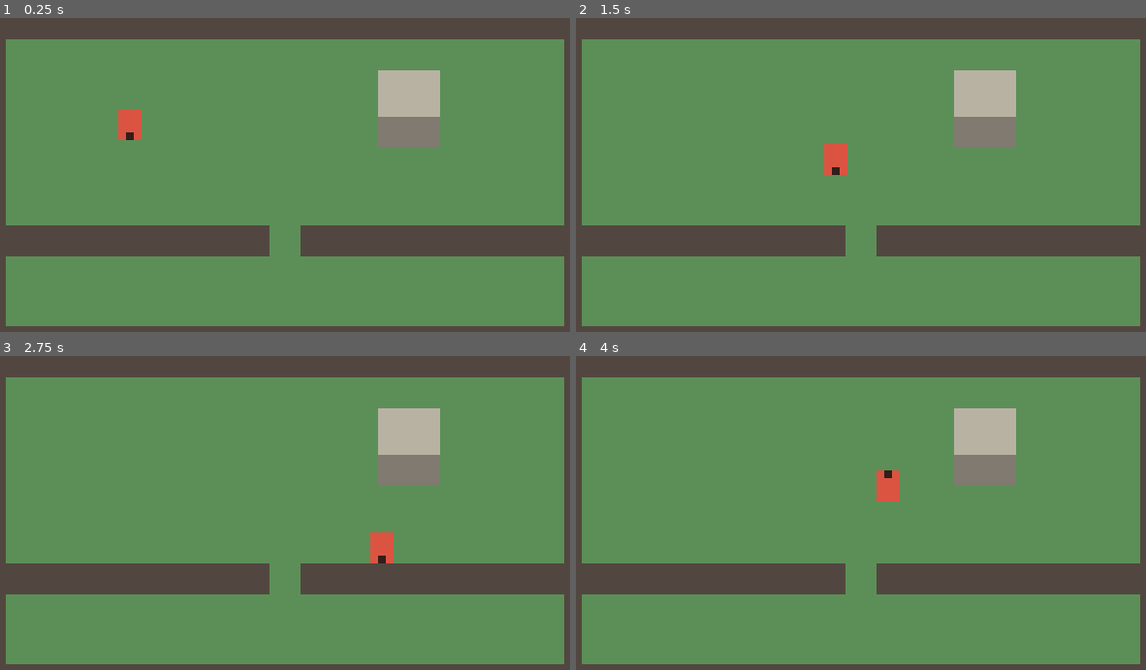
Above: before the commit, frames 1-4 (two rows, left to right).
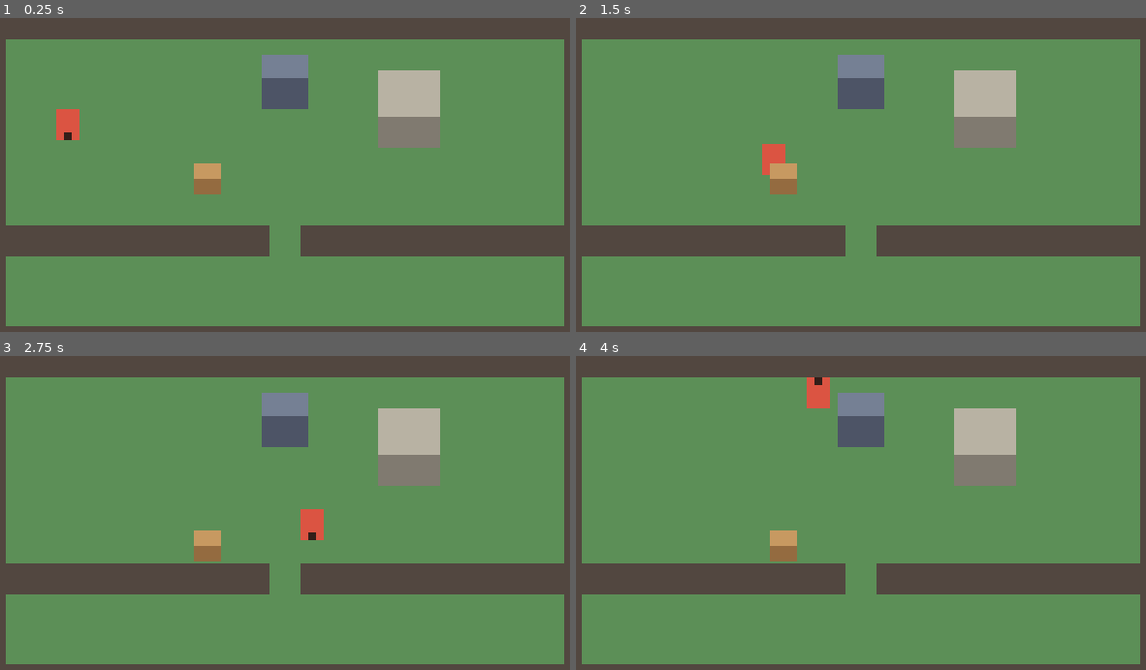
Above: after the commit, the same moments.

Repository: marcelozorza/Alttp2
Game: Godot game, scene res://world/test_room.tscn
Two runs of this game, one before a commit and one after it. Both use one fixed random seed, a clock stepped at 60 frames per second and the inputs below.
Inputs:
- Up to frame 1 (0.25 s): no input
- Up to frame 2 (1.5 s): tap Enter at 0.5 s; hold D (move_right) 0.53-1.28 s; hold Shift (lock_facing) 0.53-1.28 s; hold S (move_down) from 1.28 s (still down); tap Shift (lock_facing) at 1.35 s
- Up to frame 3 (2.75 s): release S (move_down) at 2.03 s; hold D (move_right) from 2.03 s (still down); hold Shift (lock_facing) from 2.03 s (still down)
- Up to frame 4 (4 s): release D (move_right) at 2.78 s; release Shift (lock_facing) at 2.78 s; hold W (move_up) 2.78-3.53 s; tap Shift (lock_facing) at 2.85 s; hold A (move_left) from 3.53 s (still down); hold Shift (lock_facing) from 3.53 s (still down)

The runs differ from the first frame. In frame 1, 2.7% of the frame differs, in the area x 9-55%, y 11-57%; in frame 2, 2.6%; in frame 3, 2.7%; in frame 4, 2.7%.

Commit message:
Física de batidas com massa, momento e ricochete
Nova base MomentumBody para corpos com massa: toda batida troca momento
ao longo da normal de contato, e paredes contam como massa infinita.
Abaixo de uma velocidade mínima a batida é inelástica (andando contra
a parede o personagem só para, e contra um objeto ele o empurra). Acima
dela há ricochete com restituição.

O personagem passa a usar essa física. Uma batida forte, como correr
contra uma parede ou contra o bloco pesado, o arremessa para trás sem
controle até o atrito pará-lo. Objetos que o atingem com força também.

A sala de teste ganha uma caixa leve, que voa longe numa batida, e um
bloco pesado, que anda devagar quando empurrado e devolve a batida.

Co-Authored-By: Claude Opus 5.5 <noreply@anthropic.com>
Claude-Session: https://claude.ai/code/session_016s7New5LTHa6UAzWiptqTv

Diff:
--- /dev/null
+++ b/objects/heavy_block.tscn
@@ -0,0 +1,33 @@
+[gd_scene format=3]
+
+[ext_resource type="Script" path="res://objects/pushable.gd" id="1_script"]
+
+[sub_resource type="RectangleShape2D" id="RectangleShape2D_base"]
+size = Vector2(24, 16)
+
+[node name="HeavyBlock" type="CharacterBody2D"]
+motion_mode = 1
+script = ExtResource("1_script")
+mass = 4.0
+restitution = 0.8
+bounce_threshold = 30.0
+friction = 900.0
+
+[node name="TopFace" type="ColorRect" parent="."]
+offset_left = -12.0
+offset_top = -28.0
+offset_right = 12.0
+offset_bottom = -16.0
+mouse_filter = 2
+color = Color(0.46, 0.5, 0.58, 1)
+
+[node name="FrontFace" type="ColorRect" parent="."]
+offset_left = -12.0
+offset_top = -16.0
+offset_right = 12.0
+mouse_filter = 2
+color = Color(0.3, 0.33, 0.4, 1)
+
+[node name="Base" type="CollisionShape2D" parent="."]
+position = Vector2(0, -8)
+shape = SubResource("RectangleShape2D_base")
--- /dev/null
+++ b/objects/light_crate.tscn
@@ -0,0 +1,33 @@
+[gd_scene format=3]
+
+[ext_resource type="Script" path="res://objects/pushable.gd" id="1_script"]
+
+[sub_resource type="RectangleShape2D" id="RectangleShape2D_base"]
+size = Vector2(14, 10)
+
+[node name="LightCrate" type="CharacterBody2D"]
+motion_mode = 1
+script = ExtResource("1_script")
+mass = 0.5
+restitution = 0.8
+bounce_threshold = 30.0
+friction = 250.0
+
+[node name="TopFace" type="ColorRect" parent="."]
+offset_left = -7.0
+offset_top = -16.0
+offset_right = 7.0
+offset_bottom = -8.0
+mouse_filter = 2
+color = Color(0.78, 0.6, 0.38, 1)
+
+[node name="FrontFace" type="ColorRect" parent="."]
+offset_left = -7.0
+offset_top = -8.0
+offset_right = 7.0
+mouse_filter = 2
+color = Color(0.58, 0.42, 0.25, 1)
+
+[node name="Base" type="CollisionShape2D" parent="."]
+position = Vector2(0, -5)
+shape = SubResource("RectangleShape2D_base")
--- /dev/null
+++ b/objects/pushable.gd
@@ -0,0 +1,13 @@
+class_name Pushable
+extends MomentumBody
+## Objeto que pode ser empurrado andando e arremessado com batidas fortes.
+##
+## A massa define o comportamento. Mais leve que o personagem, é empurrado com
+## facilidade e voa longe numa batida. Mais pesado, anda devagar quando
+## empurrado e devolve a batida para o personagem.
+
+
+func _physics_process(delta: float) -> void:
+	velocity = velocity.move_toward(Vector2.ZERO, friction * delta)
+	if velocity != Vector2.ZERO:
+		move_with_impacts()
--- /dev/null
+++ b/physics/momentum_body.gd
@@ -0,0 +1,95 @@
+class_name MomentumBody
+extends CharacterBody2D
+## Corpo com massa e momento, movido em passo fixo.
+##
+## Ao bater em algo, troca momento com ele ao longo da normal de contato.
+## Paredes e corpos que não são MomentumBody contam como massa infinita.
+##
+## Abaixo de bounce_threshold, a batida é inelástica: contra uma parede o corpo
+## só para, e contra outro corpo os dois seguem juntos, o que permite empurrar.
+## Acima, a restituição devolve parte da velocidade, e o corpo ricocheteia.
+## Contra algo mais leve, o outro corpo vai embora. Contra algo mais pesado ou
+## uma parede, o corpo volta.
+
+@export_group("Física")
+## Massa. O personagem tem massa 1, e os objetos são medidos em relação a ele.
+@export_range(0.1, 20.0, 0.1) var mass := 1.0
+## Fração da velocidade devolvida numa batida forte. 1 devolve a mesma força.
+## Numa batida entre dois corpos, vale o produto das duas restituições.
+@export_range(0.0, 1.0, 0.05) var restitution := 1.0
+## Velocidade mínima de batida, em pixels por segundo, para haver ricochete.
+@export_range(0.0, 400.0, 1.0) var bounce_threshold := 120.0
+## Desaceleração quando o corpo se move sem controle, em pixels por segundo
+## ao quadrado.
+@export_range(0.0, 3000.0, 10.0) var friction := 600.0
+
+
+## Calcula a troca de momento entre um corpo A que se move e um corpo B em que
+## ele bateu. normal aponta de B para A, como em KinematicCollision2D. Devolve
+## as variações de velocidade de A e de B, nessa ordem.
+static func exchange(
+	velocity_a: Vector2,
+	mass_a: float,
+	velocity_b: Vector2,
+	mass_b: float,
+	normal: Vector2,
+	restitution_ab: float,
+	threshold: float
+) -> PackedVector2Array:
+	var into := -normal
+	var a := velocity_a.dot(into)
+	var b := velocity_b.dot(into)
+	var approach := a - b
+	if approach <= 0.0:
+		return PackedVector2Array([Vector2.ZERO, Vector2.ZERO])
+	var e := restitution_ab if approach >= threshold else 0.0
+	var a_after := b - e * approach
+	var b_after := b
+	if not is_inf(mass_b):
+		var momentum := mass_a * a + mass_b * b
+		a_after = (momentum - mass_b * e * approach) / (mass_a + mass_b)
+		b_after = (momentum + mass_a * e * approach) / (mass_a + mass_b)
+	return PackedVector2Array([into * (a_after - a), into * (b_after - b)])
+
+
+## Recebe a variação de velocidade de uma batida causada por outro corpo.
+func add_impact_velocity(delta_velocity: Vector2) -> void:
+	velocity += delta_velocity
+
+
+## Move com move_and_slide e resolve as batidas desse movimento.
+func move_with_impacts() -> void:
+	var pre_velocity := velocity
+	move_and_slide()
+	var change := Vector2.ZERO
+	var rebound := 0.0
+	var handled: Array[Object] = []
+	for i: int in get_slide_collision_count():
+		var collision := get_slide_collision(i)
+		var other := collision.get_collider()
+		if other in handled:
+			continue
+		handled.append(other)
+		var body := other as MomentumBody
+		var normal := collision.get_normal()
+		var deltas := exchange(
+			pre_velocity,
+			mass,
+			body.velocity if body else Vector2.ZERO,
+			body.mass if body else INF,
+			normal,
+			restitution * (body.restitution if body else 1.0),
+			bounce_threshold
+		)
+		if body:
+			body.add_impact_velocity(deltas[1])
+		change += deltas[0]
+		rebound = maxf(rebound, (pre_velocity + deltas[0]).dot(normal))
+	if not handled.is_empty():
+		_on_impacts(pre_velocity + change, rebound)
+
+
+## Chamado depois das batidas de um movimento, com a velocidade resultante e a
+## maior velocidade de afastamento das superfícies atingidas.
+func _on_impacts(new_velocity: Vector2, _rebound: float) -> void:
+	velocity = new_velocity
--- a/player/player.gd
+++ b/player/player.gd
@@ -1,5 +1,5 @@
 class_name Player
-extends CharacterBody2D
+extends MomentumBody
 ## Personagem controlado pelo jogador.
 ##
 ## O movimento roda em _physics_process, que o Godot executa em passo fixo
@@ -14,15 +14,20 @@
 ## O corpo desenhado se estende para cima, o que permite passar por trás de
 ## objetos na perspectiva 3/4.
 ##
+## Batidas seguem a física de MomentumBody. Uma batida forte, como correr
+## contra uma parede, arremessa o personagem para trás, e ele só recupera o
+## controle quando o atrito reduz a velocidade abaixo de recover_speed.
+##
 ## Os parâmetros exportados podem ser ajustados com o jogo rodando, pela aba
 ## Remoto da árvore de cena, e o efeito é imediato.
 
-enum State { WALK, RUN, WOBBLE, FALLEN }
+enum State { WALK, RUN, WOBBLE, FALLEN, KNOCKBACK }
 
 ## Cores provisórias do corpo em cada estado.
 const RUN_COLOR := Color(0.95, 0.62, 0.2, 1.0)
 const WOBBLE_COLOR := Color(1.0, 0.15, 0.15, 1.0)
 const FALLEN_COLOR := Color(0.45, 0.4, 0.4, 1.0)
+const KNOCKBACK_COLOR := Color(1.0, 1.0, 1.0, 1.0)
 
 @export_group("Andar")
 ## Velocidade máxima, em pixels por segundo.
@@ -50,6 +55,11 @@
 ## Segundos caído no chão, sem poder se mover.
 @export_range(0.0, 3.0, 0.05) var fall_time := 0.8
 
+@export_group("Batidas")
+## Velocidade, em pixels por segundo, abaixo da qual o personagem recupera o
+## controle depois de arremessado.
+@export_range(0.0, 200.0, 1.0) var recover_speed := 30.0
+
 @export_group("Quinas")
 ## Distância máxima, em pixels, para escorregar pela quina ao esbarrar numa
 ## parede andando em linha reta. Zero desliga.
@@ -76,6 +86,29 @@
 func _physics_process(delta: float) -> void:
 	var direction := _read_direction()
 	_update_state(direction)
+	if _state == State.KNOCKBACK:
+		# Arremessado, sem controle, até o atrito parar o personagem.
+		velocity = velocity.move_toward(Vector2.ZERO, friction * delta)
+	else:
+		_steer(direction, delta)
+	move_with_impacts()
+	_update_visuals()
+
+
+## Recebe a batida de outro corpo. Uma batida forte arremessa o personagem.
+func add_impact_velocity(delta_velocity: Vector2) -> void:
+	velocity += delta_velocity
+	if delta_velocity.length() > recover_speed:
+		_enter(State.KNOCKBACK)
+
+
+func _on_impacts(new_velocity: Vector2, rebound: float) -> void:
+	velocity = new_velocity
+	if rebound > recover_speed:
+		_enter(State.KNOCKBACK)
+
+
+func _steer(direction: Vector2, delta: float) -> void:
 	var move_direction := direction
 	var speed := walk_speed
 	match _state:
@@ -93,8 +126,6 @@
 	var nudge := _corner_nudge(move_direction, speed, delta)
 	if nudge != Vector2.ZERO:
 		velocity = nudge
-	move_and_slide()
-	_update_visuals()
 
 
 ## Lê a entrada e a reduz a uma das 8 direções, com as diagonais normalizadas.
@@ -107,7 +138,8 @@
 
 
 ## Andar vira corrida com o duplo toque. A corrida longa demais leva ao
-## desequilíbrio, e o desequilíbrio sem reação leva à queda.
+## desequilíbrio, e o desequilíbrio sem reação leva à queda. O arremesso por
+## batida interrompe qualquer estado e termina em andar.
 func _update_state(direction: Vector2) -> void:
 	var pressed := _previous_direction == Vector2.ZERO and direction != Vector2.ZERO
 	_previous_direction = direction
@@ -130,6 +162,9 @@
 				_enter(State.FALLEN)
 		State.FALLEN:
 			if _ticks_in_state() >= _ticks(fall_time):
+				_enter(State.WALK)
+		State.KNOCKBACK:
+			if velocity.length() <= recover_speed:
 				_enter(State.WALK)
 
 
@@ -219,6 +254,8 @@
 			shake = Vector2(1.0 if blink else -1.0, 0.0)
 		State.FALLEN:
 			color = FALLEN_COLOR
+		State.KNOCKBACK:
+			color = KNOCKBACK_COLOR
 	_body.color = color
 	_body.position = _body_rest_position + shake
 	var body_center := Vector2(0.0, -4.0)
--- a/world/test_room.tscn
+++ b/world/test_room.tscn
@@ -1,6 +1,8 @@
 [gd_scene format=3]
 
 [ext_resource type="PackedScene" path="res://player/player.tscn" id="1_player"]
+[ext_resource type="PackedScene" path="res://objects/light_crate.tscn" id="2_crate"]
+[ext_resource type="PackedScene" path="res://objects/heavy_block.tscn" id="3_block"]
 
 [sub_resource type="RectangleShape2D" id="RectangleShape2D_horizontal"]
 size = Vector2(320, 16)
@@ -121,5 +123,11 @@
 position = Vector2(0, -8)
 shape = SubResource("RectangleShape2D_pillar_base")
 
+[node name="LightCrate" parent="Objects" instance=ExtResource("2_crate")]
+position = Vector2(120, 96)
+
+[node name="HeavyBlock" parent="Objects" instance=ExtResource("3_block")]
+position = Vector2(160, 52)
+
 [node name="Player" parent="Objects" instance=ExtResource("1_player")]
-position = Vector2(80, 64)
+position = Vector2(48, 64)
Not shown, changed: docs/design.md
